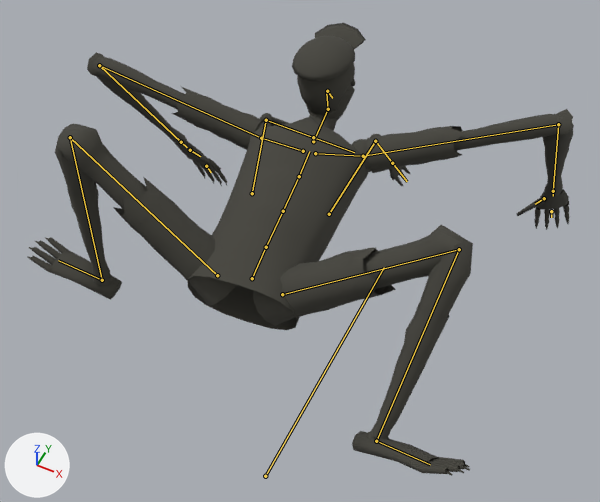
The glTF model content/art/models/grumbler.glb as it was, and as the next commit left it.
Before and after are seen from a 50 mm lens placed at (0.763, -1.239, 1.93), pointed at (-0.003, 0.294, 0.015). The lights are fixed; the arrows at lower left show +X, +Y and +Z. The older version comes first. Both versions are drawn at frame 0 of the action 'scuttle'; the numbers are the values there. The bones that change, and the others that lie on the model, are drawn over the model as lines.

The first picture shows 'body', 'head', 'limbs'.
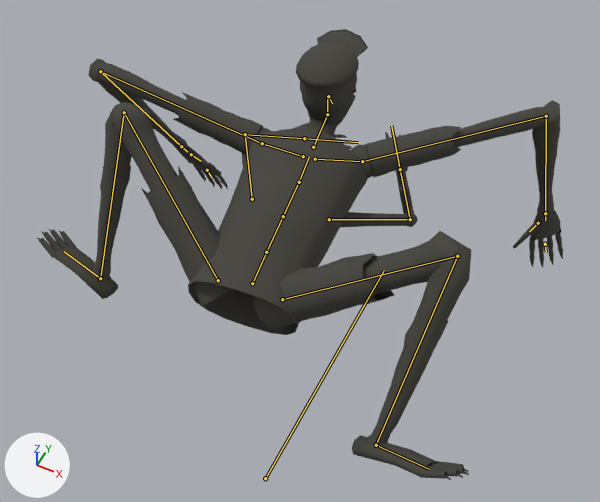
Boxes (x1, y1, x2, y2) around the edits, measured in the pictures (600 x 502 px):
'limbs', posed
    before: (27, 52, 574, 476)
    after: (37, 58, 563, 480)
'body', posed
    before: (187, 117, 371, 330)
    after: (188, 123, 374, 335)
'head', posed
    before: (292, 23, 366, 131)
    after: (296, 29, 368, 136)
bone 'root', root to tip
    before: (265, 476) to (384, 267)
    after: (265, 478) to (384, 270)
bone 'head', root to tip
    before: (328, 109) to (326, 92)
    after: (327, 114) to (327, 98)
bone 'upperarm_r', root to tip
    before: (363, 156) to (558, 124)
    after: (362, 161) to (546, 116)
bone 'lowerarm_r', root to tip
    before: (558, 124) to (553, 191)
    after: (546, 116) to (545, 213)
bone 'arm2_l_01', root to tip
    before: (252, 193) to (266, 120)
    after: (252, 199) to (245, 134)
bone 'arm2_l_02', root to tip
    before: (266, 120) to (313, 137)
    after: (245, 134) to (304, 138)
bone 'arm2_r_01', root to tip
    before: (329, 214) to (375, 141)
    after: (329, 219) to (410, 219)
bone 'arm2_r_02', root to tip
    before: (375, 141) to (392, 163)
    after: (410, 219) to (400, 169)
bone 'thigh_l', root to tip
    before: (217, 275) to (70, 137)
    after: (218, 280) to (124, 112)

The edits, one by one:
Bone 'root' (bone_root) moves from (0.0, 0.0, -0.952) to (0.0, 0.0, -0.974).
Bone 'head' (bone_head) turns from (74, 0, 0) to (74, 4, 0) degrees about its own x, y and z.
Bone 'upperarm_r' (bone_upperarm_r) turns from (21, 13, 0) to (31, -4, 0) degrees about its own x, y and z.
Bone 'lowerarm_r' (bone_lowerarm_r) turns from (0, 0, 90) to (0, 0, 86) degrees about its own x, y and z.
Bone 'arm2_l_01' (bone_arm2_l_01) turns from (84, -12, -32) to (72, -21, -53) degrees about its own x, y and z.
Bone 'arm2_l_02' (bone_arm2_l_02) turns from (0, 0, -72) to (0, 0, -74) degrees about its own x, y and z.
Bone 'arm2_r_01' (bone_arm2_r_01) turns from (75, 15, -4) to (57, 54, 73) degrees about its own x, y and z.
Bone 'arm2_r_02' (bone_arm2_r_02) turns from (0, 0, 79) to (0, 0, 78) degrees about its own x, y and z.
Bone 'thigh_l' (bone_thigh_l) turns from (-140, -17, -89) to (-143, -39, -77) degrees about its own x, y and z.
